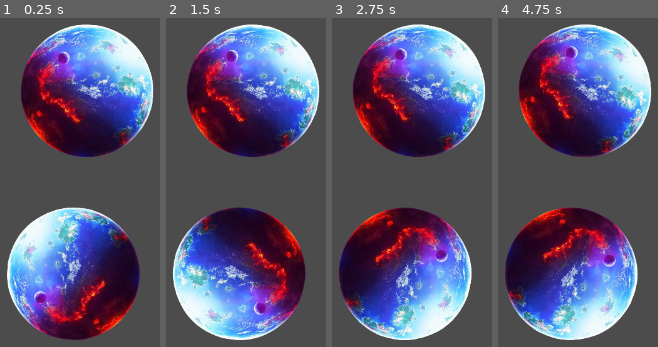
Above: before the commit, frames 1-4 (left to right).
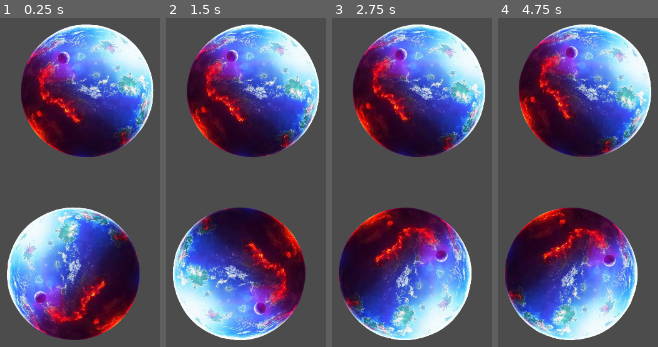
Above: after the commit, the same moments.

Repository: patryelt/RootOfEvil
Game: Godot game, scene res://scenes/Game.tscn
The game is run twice, just before and just after one commit, with the same random seed, the same clock (stepped at 60 frames per second) and the same inputs.
Inputs:
- Up to frame 1 (0.25 s): no input
- Up to frame 2 (1.5 s): no input
- Up to frame 3 (2.75 s): no input
- Up to frame 4 (4.75 s): no input

The runs differ from the first frame. In frame 1, 0.1% of the frame differs, in the area x 4-96%, y 2-96%; in frame 2, 0.1%; in frame 3, 0.1%; in frame 4, 0.2%, in the area x 7-96%, y 2-98%.

Commit message:
Planet use Node instead of Area2d

Diff:
--- a/scenes/Planet.tscn
+++ b/scenes/Planet.tscn
@@ -10,7 +10,7 @@
 resource_name = "RotatePlane"
 loop = true
 tracks/0/type = "value"
-tracks/0/path = NodePath("Area2D:rotation_degrees")
+tracks/0/path = NodePath(".:rotation_degrees")
 tracks/0/interp = 1
 tracks/0/loop_wrap = true
 tracks/0/imported = false
@@ -36,6 +36,16 @@
 scale = Vector2( 0.25, 0.25 )
 texture = ExtResource( 2 )
 
+[node name="Area2D" type="Area2D" parent="Area2D"]
+gravity_distance_scale = 0.497
+
+[node name="CollisionShape2D" type="CollisionShape2D" parent="Area2D/Area2D"]
+shape = SubResource( 1 )
+
+[node name="Sprite" type="Sprite" parent="Area2D/Area2D"]
+scale = Vector2( 0.25, 0.25 )
+texture = ExtResource( 2 )
+
 [node name="RotationPlayer" type="AnimationPlayer" parent="."]
 autoplay = "RotatePlane"
 anims/RotatePlane = SubResource( 2 )
